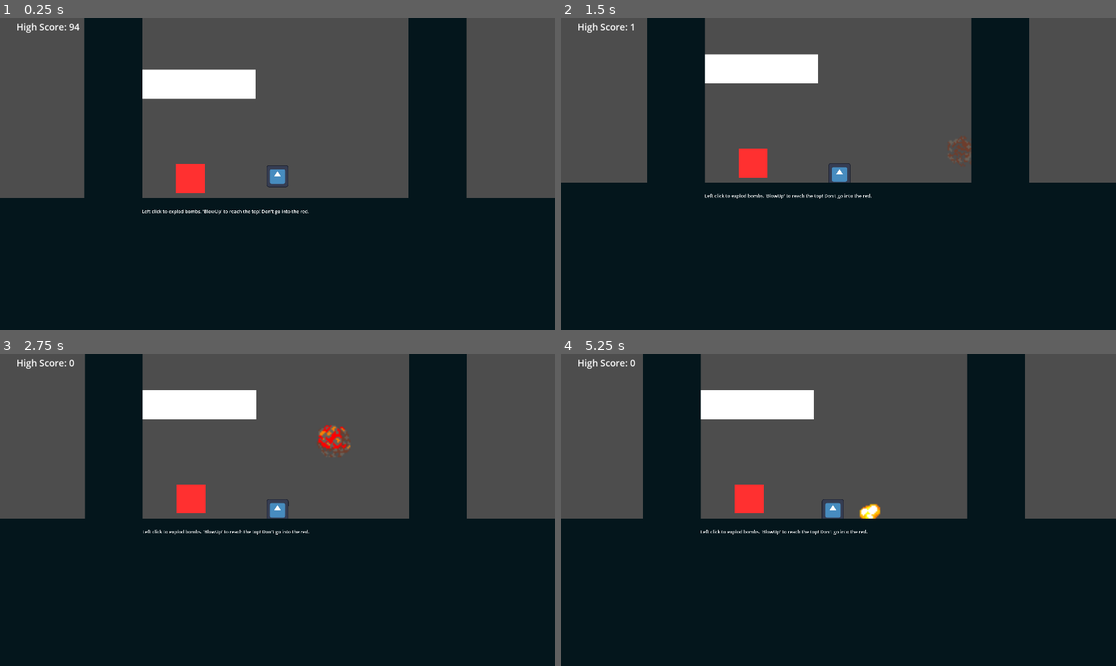
Above: before the commit, frames 1-4 (two rows, left to right).
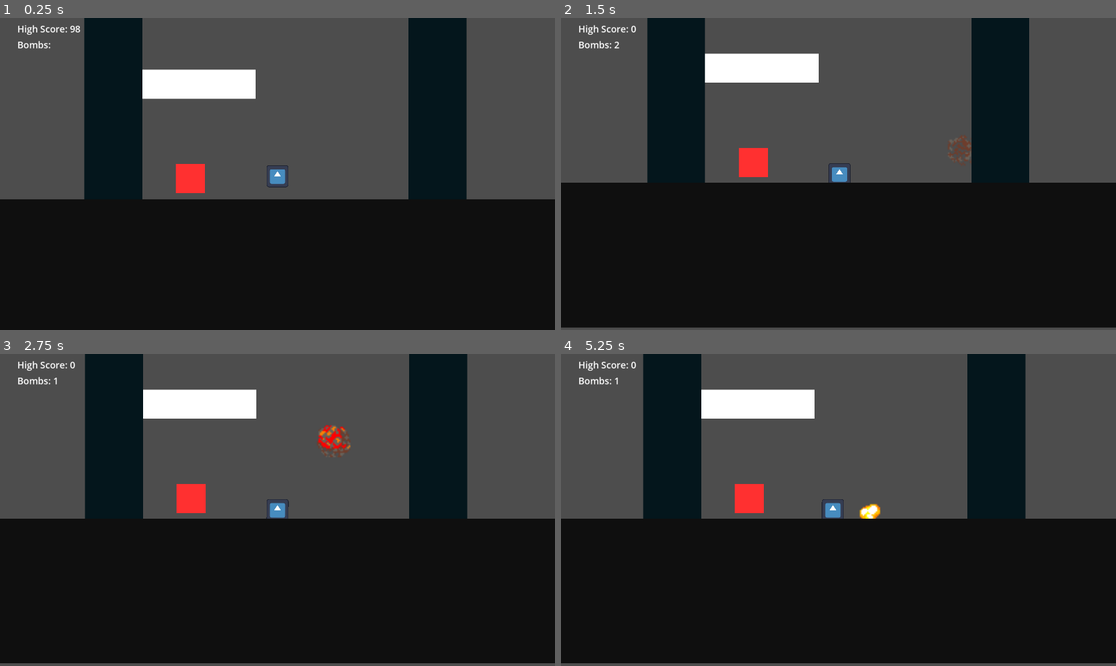
Above: after the commit, the same moments.

Repository: dandytron/BlowUP
Game: Godot game, scene res://scenes/main.tscn
Same seed, same stepped clock (60 frames per second), same inputs: the game is played once before the commit and once after it. The engine's default icon, where the game draws it, is replaced by a stand-in: a white triangle on a blue panel in a dark square.
Inputs (mouse positions are in pixels of both pictures, inside the frame that each line leads up to):
- Up to frame 1 (0.25 s): no input
- Up to frame 2 (1.5 s): tap Enter at 0.5, 1.25 s; move the mouse to (960, 158) at 0.52 s; click (960, 158) at 0.6 s; move the mouse to (727, 189) at 1.27 s; click (727, 189) at 1.35 s
- Up to frame 3 (2.75 s): tap Enter at 2 s; move the mouse to (333, 441) at 2.02 s; click (333, 441) at 2.1 s
- Up to frame 4 (5.25 s): tap Enter at 2.75, 3.5, 4.25 s; move the mouse to (810, 572) at 2.77 s; click (810, 572) at 2.85 s; move the mouse to (1005, 556) at 3.52 s; click (1005, 556) at 3.6 s; move the mouse to (672, 463) at 4.27 s; click (672, 463) at 4.35 s; move the mouse to (866, 510) at 5.02 s; click (866, 510) at 5.1 s

The runs differ from the first frame. In frame 1, 0.8% of the frame differs, in the area x 0-100%, y 1-64%; in frame 2, 1.6%; in frame 3, 1.6%; in frame 4, 1.7%, in the area x 0-100%, y 0-100%.

Commit message:
Add SignalBus; Add bomb quantity and reset; Add detection area to platform; Replace floor with platform for bomb reset; Add Megatron for global messages

Diff:
--- a/project.godot
+++ b/project.godot
@@ -14,6 +14,10 @@
 run/main_scene="res://scenes/main.tscn"
 config/features=PackedStringArray("4.3", "Forward Plus")
 config/icon="res://icon.svg"
+
+[autoload]
+
+SignalBus="*res://scripts/signal_bus.gd"
 
 [display]
 
--- a/scenes/main.tscn
+++ b/scenes/main.tscn
@@ -1,8 +1,10 @@
-[gd_scene load_steps=9 format=3 uid="uid://nuh2lic3sd55"]
+[gd_scene load_steps=11 format=3 uid="uid://nuh2lic3sd55"]
 
 [ext_resource type="Script" path="res://scripts/main.gd" id="1_6tvhn"]
 [ext_resource type="PackedScene" uid="uid://nii0ee7sq6rj" path="res://scenes/wall.tscn" id="1_haspb"]
 [ext_resource type="PackedScene" uid="uid://cuk1tj6fqa8sw" path="res://scenes/player.tscn" id="2_8ocxl"]
+[ext_resource type="Script" path="res://scripts/megatron.gd" id="2_pkvq2"]
+[ext_resource type="Script" path="res://scripts/bombs_remaining.gd" id="3_1kvvw"]
 [ext_resource type="PackedScene" uid="uid://b0pdbuous4qjc" path="res://scenes/spike.tscn" id="4_hkkj7"]
 [ext_resource type="Script" path="res://scripts/explosion_layer.gd" id="4_i8u82"]
 [ext_resource type="PackedScene" uid="uid://dnnm0e0oqa5vp" path="res://scenes/platform.tscn" id="5_y4gxr"]
@@ -15,25 +17,48 @@
 [node name="Main" type="Node2D"]
 script = ExtResource("1_6tvhn")
 
-[node name="CanvasLayer" type="CanvasLayer" parent="."]
+[node name="GUICanvasLayer" type="CanvasLayer" parent="."]
 
-[node name="ScoreLabel" type="RichTextLabel" parent="CanvasLayer"]
+[node name="ScoreLabel" type="RichTextLabel" parent="GUICanvasLayer"]
 unique_name_in_owner = true
-offset_left = 57.0
-offset_top = 8.0
-offset_right = 657.0
-offset_bottom = 98.0
+anchors_preset = -1
+anchor_top = -0.0296296
+anchor_bottom = -0.0296296
+offset_left = 60.0
+offset_top = 47.0
+offset_right = 660.0
+offset_bottom = 103.0
 theme_override_font_sizes/normal_font_size = 32
 text = "High Score:
 "
 fit_content = true
-metadata/_edit_use_anchors_ = true
+
+[node name="BombsRemaining" type="RichTextLabel" parent="GUICanvasLayer"]
+unique_name_in_owner = true
+offset_left = 60.0
+offset_top = 70.0
+offset_right = 260.0
+offset_bottom = 120.0
+theme_override_font_sizes/normal_font_size = 32
+text = "Bombs:"
+script = ExtResource("3_1kvvw")
+
+[node name="Megatron" type="RichTextLabel" parent="GUICanvasLayer"]
+unique_name_in_owner = true
+offset_left = 323.0
+offset_top = 57.0
+offset_right = 363.0
+offset_bottom = 97.0
+scale = Vector2(32.9374, 20.0159)
+fit_content = true
+script = ExtResource("2_pkvq2")
 
 [node name="John" parent="." instance=ExtResource("2_8ocxl")]
 unique_name_in_owner = true
 position = Vector2(988, 907)
 
 [node name="ExplosionLayer" type="Node2D" parent="."]
+unique_name_in_owner = true
 script = ExtResource("4_i8u82")
 
 [node name="Platforms" type="Node2D" parent="."]
@@ -63,10 +88,11 @@
 [node name="RightWall" parent="Tower" instance=ExtResource("1_haspb")]
 position = Vector2(2095, -910)
 
-[node name="Ground" parent="Tower" instance=ExtResource("1_haspb")]
-position = Vector2(1069, 1683)
-rotation = 1.5708
-scale = Vector2(6, 6)
+[node name="Ground" parent="Tower" instance=ExtResource("5_y4gxr")]
+modulate = Color(0.06, 0.06, 0.06, 1)
+z_index = 1
+position = Vector2(1400, 1589)
+scale = Vector2(20, 10)
 
 [node name="WorldBoundries" type="Node2D" parent="."]
 
@@ -84,9 +110,9 @@
 rotation = 4.71239
 shape = SubResource("WorldBoundaryShape2D_3souk")
 
-[node name="Node2D" type="Node2D" parent="."]
+[node name="Instructions" type="Node2D" parent="."]
 
-[node name="RichTextLabel" type="RichTextLabel" parent="Node2D"]
+[node name="RichTextLabel" type="RichTextLabel" parent="Instructions"]
 offset_left = 50.0
 offset_top = 1151.0
 offset_right = 2050.0
--- a/scenes/platform.tscn
+++ b/scenes/platform.tscn
@@ -1,17 +1,30 @@
-[gd_scene load_steps=3 format=3 uid="uid://dnnm0e0oqa5vp"]
+[gd_scene load_steps=5 format=3 uid="uid://dnnm0e0oqa5vp"]
+
+[ext_resource type="Script" path="res://scripts/platform.gd" id="1_65f26"]
 
 [sub_resource type="CanvasTexture" id="CanvasTexture_5stoe"]
 
 [sub_resource type="RectangleShape2D" id="RectangleShape2D_1wvaq"]
 size = Vector2(199, 49)
 
+[sub_resource type="RectangleShape2D" id="RectangleShape2D_1aduy"]
+size = Vector2(369.5, 1.5)
+
 [node name="Platform" type="AnimatableBody2D"]
 scale = Vector2(2, 2)
+script = ExtResource("1_65f26")
 
 [node name="Sprite2D" type="Sprite2D" parent="."]
 scale = Vector2(400, 100)
 texture = SubResource("CanvasTexture_5stoe")
 
 [node name="CollisionShape2D" type="CollisionShape2D" parent="."]
+visible = false
 scale = Vector2(2, 2)
 shape = SubResource("RectangleShape2D_1wvaq")
+
+[node name="Area2D" type="Area2D" parent="."]
+
+[node name="CollisionShape2D" type="CollisionShape2D" parent="Area2D"]
+position = Vector2(0.75, -49.25)
+shape = SubResource("RectangleShape2D_1aduy")
--- /dev/null
+++ b/scripts/bombs_remaining.gd
@@ -0,0 +1,7 @@
+extends RichTextLabel
+
+func _ready():
+	SignalBus.draw_bombs_ui.connect(_on_draw_bombs)
+
+func _on_draw_bombs(bomb_count):
+	self.text = "Bombs: %s" % [ bomb_count ]
--- a/scripts/explosion.gd
+++ b/scripts/explosion.gd
@@ -1,9 +1,8 @@
 extends AnimatedSprite2D
 
 func _ready():
-	play()
+	self.play()
 	animation_finished.connect(_on_animation_finished)
-
 
 func _on_animation_finished():
 	queue_free()
--- a/scripts/explosion_layer.gd
+++ b/scripts/explosion_layer.gd
@@ -6,9 +6,3 @@
 	var newExplosion := boom.instantiate()
 	newExplosion.set_position(mousePosition)
 	add_child(newExplosion)
-
-
-# # Called every frame. 'delta' is the elapsed time since the previous frame.
-func _process(_delta: float) -> void:
-	if Input.is_action_just_pressed("LeftMouseClick"):
-		create_explosion(get_global_mouse_position())
--- a/scripts/killzone.gd
+++ b/scripts/killzone.gd
@@ -1,16 +1,14 @@
 extends Area2D
-
 
 @onready var timer = $Timer
 
 func _on_body_entered(body:Node2D) -> void:
-	print("You Died!")
+	SignalBus.john_died.emit()
 	Engine.time_scale = 0.5
 	body.get_node("CollisionShape2D").queue_free()
 	timer.start()
 
-
-
 func _on_timer_timeout() -> void:
 	get_tree().reload_current_scene()
 	Engine.time_scale = 1
+	SignalBus.game_restart.emit()
--- a/scripts/main.gd
+++ b/scripts/main.gd
@@ -3,12 +3,10 @@
 @onready var score_label := %ScoreLabel
 @onready var john := %John
 
-
-func calc_score():
-	var score : int = floor(john.position.y) * -1 + 1023
+func _calc_score():
+	var score : int = floor(john.position.y) * -1 + 1027
 	var label_text := "High Score: %s" % [ score ]
 	score_label.text = label_text
 
-
 func _process(_delta):
-	calc_score()
+	_calc_score()
--- /dev/null
+++ b/scripts/megatron.gd
@@ -0,0 +1,11 @@
+extends RichTextLabel
+
+func _ready():
+	SignalBus.john_died.connect(_on_john_died)
+	SignalBus.game_restart.connect(_on_game_restart)
+
+func _on_john_died():
+	self.text = "You Died!"
+
+func _on_game_restart():
+	self.text = ""
--- /dev/null
+++ b/scripts/platform.gd
@@ -0,0 +1,11 @@
+extends AnimatableBody2D
+
+func _ready():
+	var detection_area := $Area2D
+	detection_area.body_entered.connect(_on_body_entered)
+
+func _on_body_entered(body):
+	# NOTE: This works, but doesn't account for glancing (non stationary) blows to the platform corners
+	# This may not be a problem since the detection area is far enough from the right and left corners
+	if body.name == "John" && body.global_position.y < self.global_position.y:
+		SignalBus.john_landed.emit()
--- a/scripts/player.gd
+++ b/scripts/player.gd
@@ -1,8 +1,18 @@
 class_name Player
 extends RigidBody2D
 
+@onready var explosion_layer := %ExplosionLayer
 
-func apply_vector(mouse_position :Vector2):
+var bomb_count := 4
+
+func _ready():
+	SignalBus.john_landed.connect(_on_john_landed)
+
+func _on_john_landed():
+	bomb_count = 4
+	SignalBus.draw_bombs_ui.emit(bomb_count)
+#
+func _apply_vector(mouse_position :Vector2):
 	var force_vector := mouse_position.direction_to(self.position)
 	var force_distance := mouse_position.distance_to(self.position)
 
@@ -10,5 +20,11 @@
 	apply_central_impulse(force_vector * (10000/force_distance))
 
 func _physics_process(_delta: float) -> void:
-	if Input.is_action_just_pressed("LeftMouseClick"):
-		apply_vector(get_global_mouse_position())
+	if Input.is_action_just_pressed("LeftMouseClick") && bomb_count > 0:
+		bomb_count -= 1
+
+		SignalBus.draw_bombs_ui.emit(bomb_count)
+
+		var pos := get_global_mouse_position()
+		explosion_layer.create_explosion(pos)
+		_apply_vector(pos)
--- /dev/null
+++ b/scripts/signal_bus.gd
@@ -0,0 +1,9 @@
+extends Node
+
+signal john_landed()
+
+signal john_died()
+
+signal game_restart()
+
+signal draw_bombs_ui(bomb_count)
